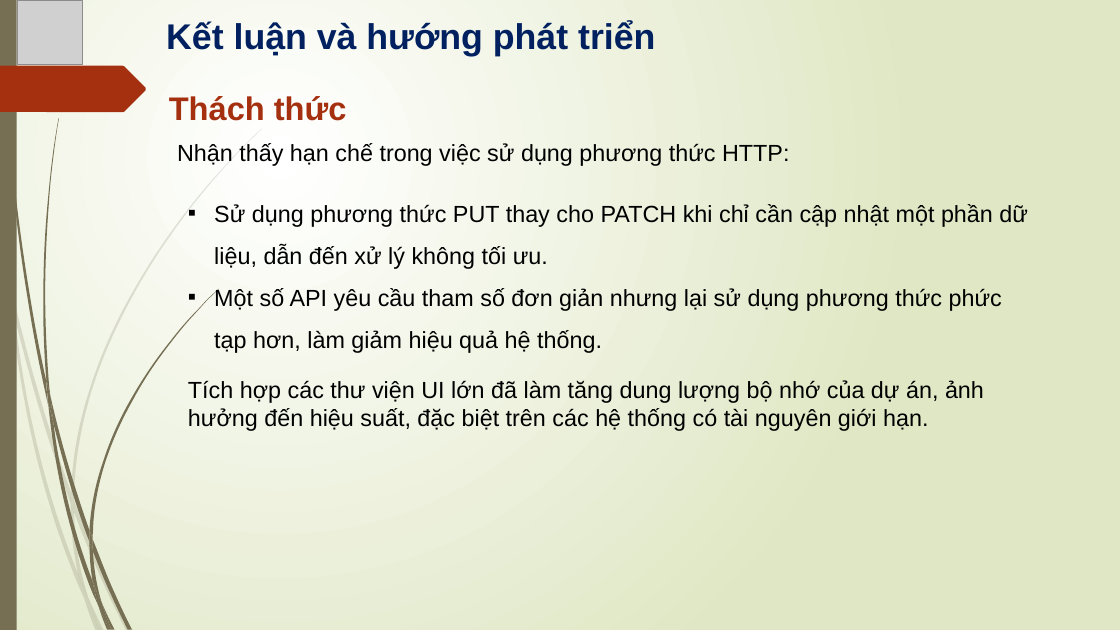
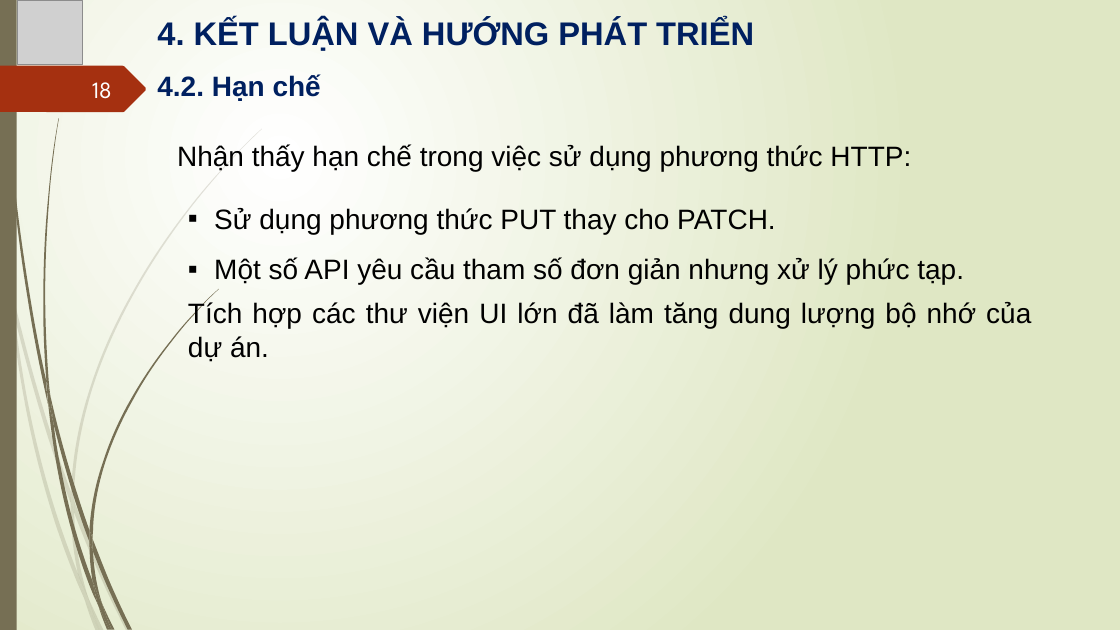
Before and after one commit to thaihunghung/tn-da20ttb-110120031-tranthaihung-xdapivhtcdttcdasvcntt, a slide deck: slide 18 of docs/XAYDUNGAPIVAHE_THONGCHAMDIEM.pptx (slide 16 before the commit). Drawn at 1120x630 pixels with LibreOffice and Linux fonts; fonts in the diff are those of the drawing; grey boxes stand for pictures. Boxes give left, top, right and bottom in pixels: in the first picture for what was removed or moved away, otherwise in the second. Text is boxed around its words. In the diff, an @@ line names an element or a change of style, - is before the commit and + after.

```diff
--- a/docs/XAYDUNGAPIVAHE_THONGCHAMDIEM.pptx
+++ b/docs/XAYDUNGAPIVAHE_THONGCHAMDIEM.pptx
@@ text at (157,19,754,51): text changed; size 30.6 to 28 pt @@
-Kết luận và hướng phát triển
+4. KẾT LUẬN VÀ HƯỚNG PHÁT TRIỂN
@@ page number added at (92,82,112,99), 20 pt, text #FEFFFF @@
+18
@@ text added at (157,74,321,101), 24 pt, text #002060, bold @@
+4.2. Hạn chế
@@ text removed at (169,96,347,121) @@
-Thách thức
@@ text "Nhận thấy hạn chế trong ..." at (177,144,911,171): size 20 to 24 pt; alignment left to justified @@
@@ text at (214,208,964,285): text changed; size 20 to 24 pt @@
-▪ Sử dụng phương thức PUT thay cho PATCH khi chỉ cần cập nhật một phần dữ liệu, dẫn đến xử lý không tối ưu.
-▪ Một số API yêu cầu tham số đơn giản nhưng lại sử dụng phương thức phức tạp hơn, làm giảm hiệu quả hệ thống.
+▪ Sử dụng phương thức PUT thay cho PATCH.
+▪ Một số API yêu cầu tham số đơn giản nhưng xử lý phức tạp.
@@ text at (188,302,1031,362): text changed; size 20 to 24 pt @@
-Tích hợp các thư viện UI lớn đã làm tăng dung lượng bộ nhớ của dự án, ảnh hưởng đến hiệu suất, đặc biệt trên các hệ thống có tài nguyên giới hạn.
+Tích hợp các thư viện UI lớn đã làm tăng dung lượng bộ nhớ của dự án.
```
Also in this commit, not shown: 13 other slides changed, 7 slides added, 6 slides removed, 12 other files.
